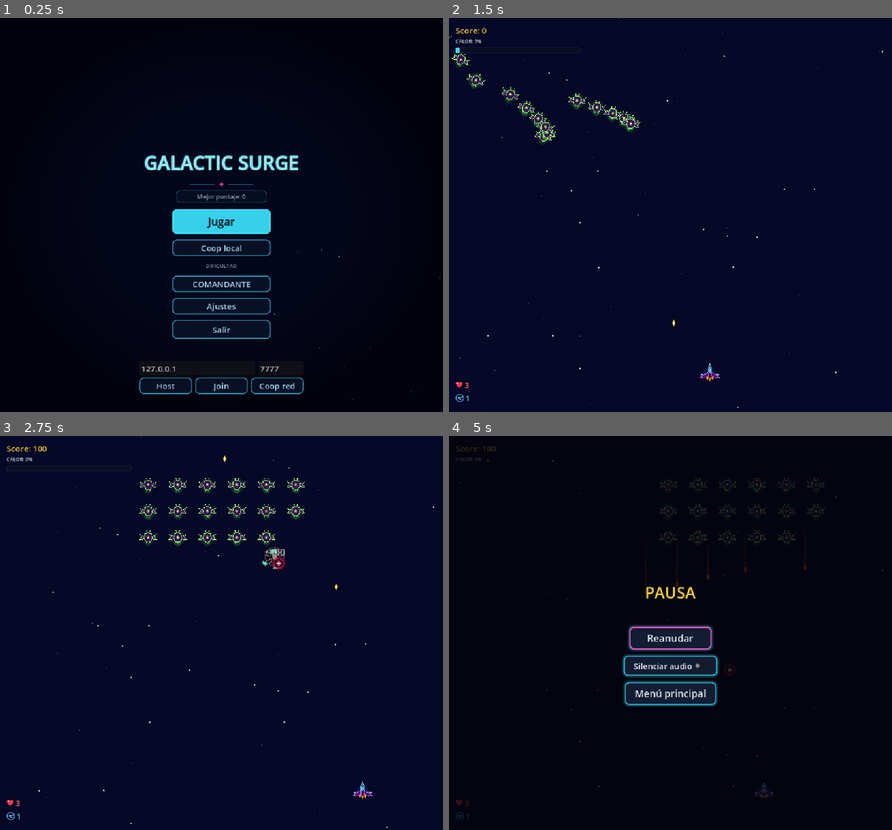
Above: before the commit, frames 1-4 (two rows, left to right).
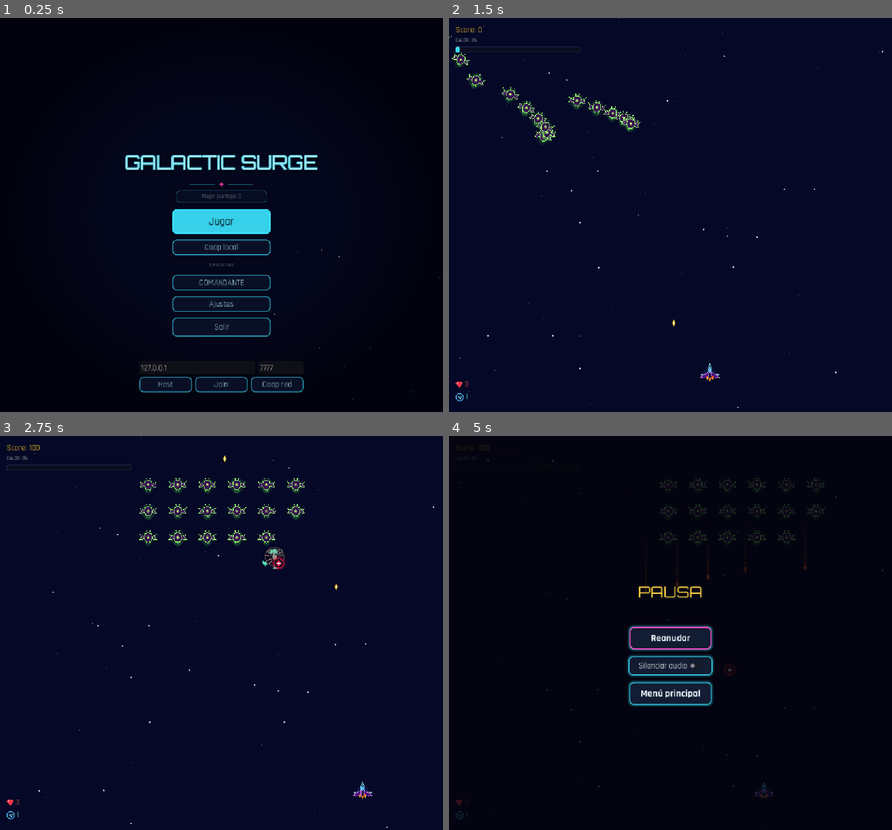
Above: after the commit, the same moments.

Repository: Frank-0511/galactic-surge
Game: Godot game, scene res://features/main/main.tscn
Same seed, same stepped clock (60 frames per second), same inputs: the game is played once before the commit and once after it.
Inputs (mouse positions are in pixels of both pictures, inside the frame that each line leads up to):
- Up to frame 1 (0.25 s): no input
- Up to frame 2 (1.5 s): click "Jugar" at 0.5 s; tap Enter at 1.25 s; move the mouse to (767, 195) at 1.27 s; hold Right (move_right) from 1.28 s (still down); hold Space (shoot) from 1.28 s (still down); click (767, 195) at 1.42 s
- Up to frame 3 (2.75 s): release Right (move_right) at 2 s; release Space (shoot) at 2 s; drag from (132, 652) to (146, 483) at 2.02 s
- Up to frame 4 (5 s): move the mouse to (714, 546) at 2.77 s; hold Right (move_right) 2.78-3.5 s; tap 2 (weapon_2) at 2.85 s; drag from (648, 711) to (652, 483) at 3.52 s; move the mouse to (803, 692) at 4.27 s; hold Left (move_left) from 4.28 s (still down); tap 4 (weapon_4) at 4.35 s; tap Escape (pause) at 4.9 s

The runs differ from the first frame. In frame 1, 3.4% of the frame differs, in the area x 28-72%, y 34-96%; in frame 2, 0.3%; in frame 3, 0.4%; in frame 4, 1.3%.

Commit message:
feat(ui): agrega tipografia Orbitron y Rajdhani al tema
Orbitron (variacion Title) para titulos de menu, pausa y Game Over; Rajdhani como fuente por defecto. Ambas bajo licencia SIL OFL, con sus archivos de licencia en game/assets/fonts.

Diff:
--- a/assets/theme/game_theme.tres
+++ b/assets/theme/game_theme.tres
@@ -1,4 +1,8 @@
-[gd_resource type="Theme" load_steps=6 format=3]
+[gd_resource type="Theme" load_steps=9 format=3]
+
+[ext_resource type="FontFile" path="res://assets/fonts/Rajdhani-Regular.ttf" id="1_rajdhani"]
+[ext_resource type="FontFile" path="res://assets/fonts/Rajdhani-Bold.ttf" id="2_rajdhani_bold"]
+[ext_resource type="FontFile" path="res://assets/fonts/Orbitron.ttf" id="3_orbitron"]
 
 [sub_resource type="StyleBoxFlat" id="StyleBoxFlat_btn_normal"]
 bg_color = Color(0.07, 0.09, 0.18, 0.92)
@@ -76,7 +80,13 @@
 content_margin_bottom = 12.0
 
 [resource]
+default_font = ExtResource("1_rajdhani")
 default_font_size = 20
+Button/fonts/font = ExtResource("2_rajdhani_bold")
+Label/fonts/font = ExtResource("1_rajdhani")
+
+Title/base_type = "Label"
+Title/fonts/font = ExtResource("3_orbitron")
 Button/styles/normal = SubResource("StyleBoxFlat_btn_normal")
 Button/styles/hover = SubResource("StyleBoxFlat_btn_hover")
 Button/styles/pressed = SubResource("StyleBoxFlat_btn_pressed")
--- a/features/ui/game_over.tscn
+++ b/features/ui/game_over.tscn
@@ -51,6 +51,7 @@
 theme_override_constants/separation = 12
 
 [node name="GameOverLabel" type="Label" parent="Control/Content"]
+theme_type_variation = &"Title"
 layout_mode = 2
 theme_override_font_sizes/font_size = 38
 theme_override_colors/font_color = Color(1.0, 0.32, 0.32, 1.0)
--- a/features/ui/main_menu.tscn
+++ b/features/ui/main_menu.tscn
@@ -37,6 +37,7 @@
 mouse_filter = 2
 
 [node name="TitleLabel" type="Label" parent="Control"]
+theme_type_variation = &"Title"
 layout_mode = 1
 anchors_preset = 8
 anchor_left = 0.5
--- a/features/ui/pause_menu.tscn
+++ b/features/ui/pause_menu.tscn
@@ -27,6 +27,7 @@
 mouse_filter = 2
 
 [node name="TitleLabel" type="Label" parent="Control"]
+theme_type_variation = &"Title"
 layout_mode = 1
 anchors_preset = 8
 anchor_left = 0.5
Not shown, added: assets/fonts/OFL-Orbitron.txt
Not shown, added: assets/fonts/OFL-Rajdhani.txt
Binary file added: assets/fonts/Orbitron.ttf
Binary file added: assets/fonts/Rajdhani-Bold.ttf
Binary file added: assets/fonts/Rajdhani-Regular.ttf
